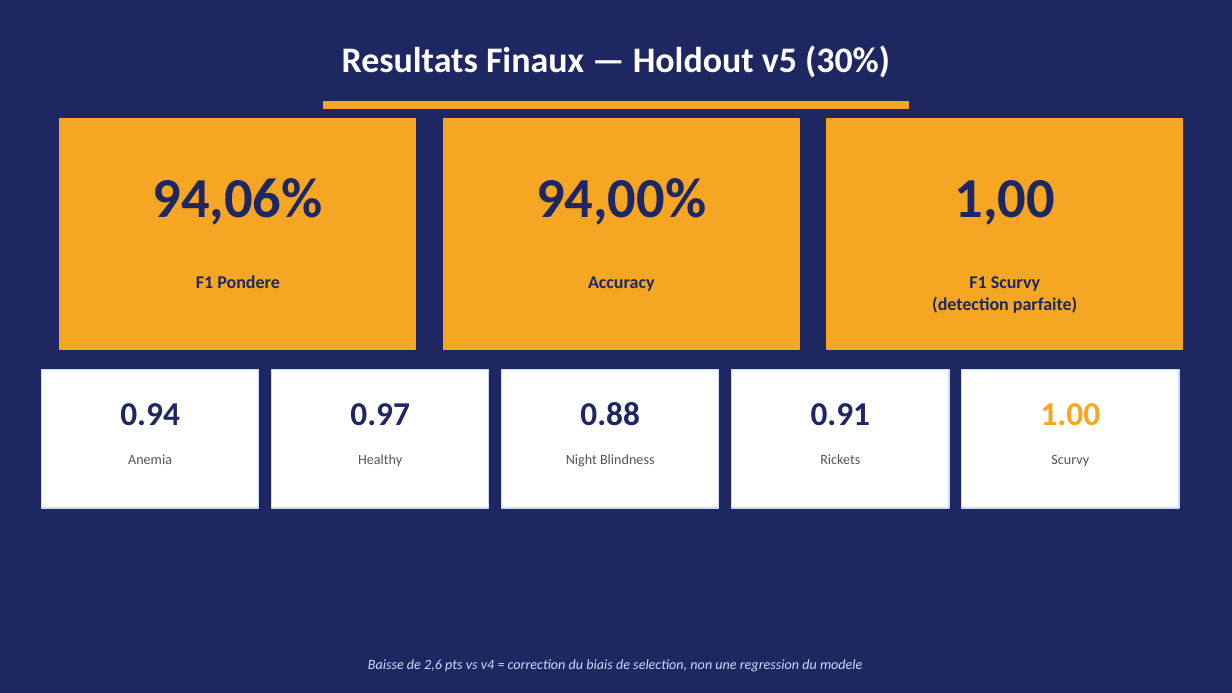
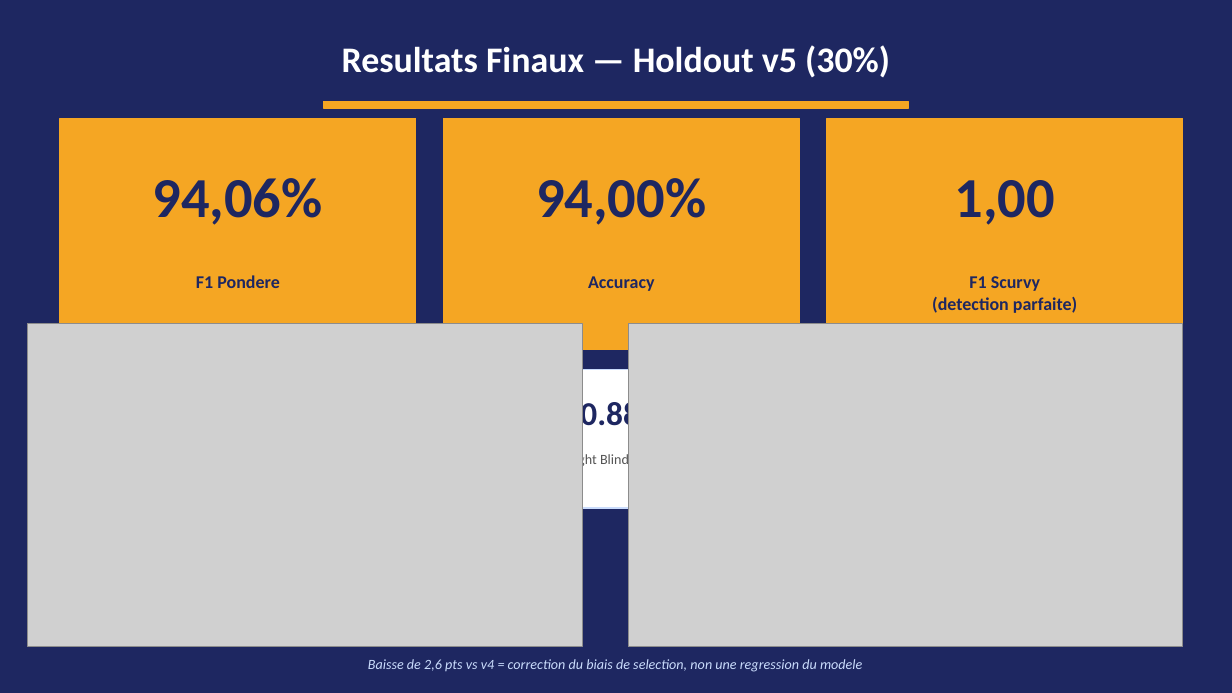
Before and after one commit to serdarvarl/projet_vitamin_IA, a slide deck: slide 9 of docs/presentation_vitaIA.pptx. Drawn at 1232x693 pixels with LibreOffice and Linux fonts; fonts in the diff are those of the drawing; grey boxes stand for pictures. Boxes give left, top, right and bottom in pixels: in the first picture for what was removed or moved away, otherwise in the second. Text is boxed around its words. In the diff, an @@ line names an element or a change of style, - is before the commit and + after.

```diff
--- a/docs/presentation_vitaIA.pptx
+++ b/docs/presentation_vitaIA.pptx
@@ picture added at [28, 323, 582, 647] @@
@@ picture added at [628, 323, 1183, 647] @@
@@ rectangle removed at [42, 370, 259, 508] @@
@@ rectangle removed at [272, 370, 489, 508] @@
@@ rectangle removed at [732, 370, 949, 508] @@
@@ rectangle removed at [962, 370, 1179, 508] @@
@@ text removed at [120, 403, 180, 426] @@
-0.94
@@ text removed at [350, 403, 410, 426] @@
-0.97
@@ text removed at [811, 403, 871, 425] @@
-0.91
@@ text removed at [1041, 403, 1101, 426] @@
-1.00
@@ text removed at [128, 454, 172, 464] @@
-Anemia
@@ text removed at [358, 454, 402, 466] @@
-Healthy
@@ text removed at [820, 454, 860, 464] @@
-Rickets
@@ text removed at [1051, 455, 1089, 466] @@
-Scurvy
```
Also in this commit, not shown: 3 other slides changed, 1 slide added.
